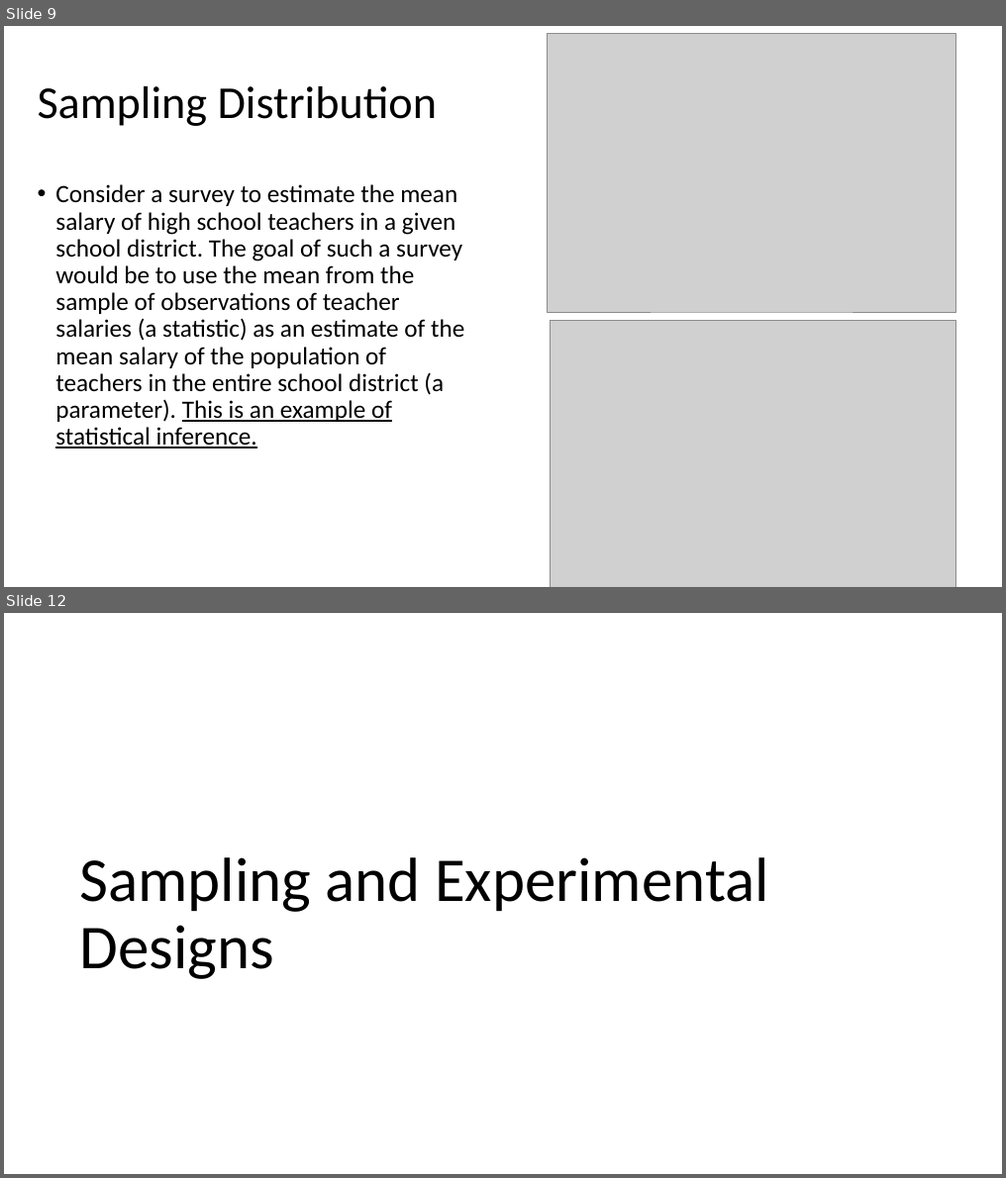
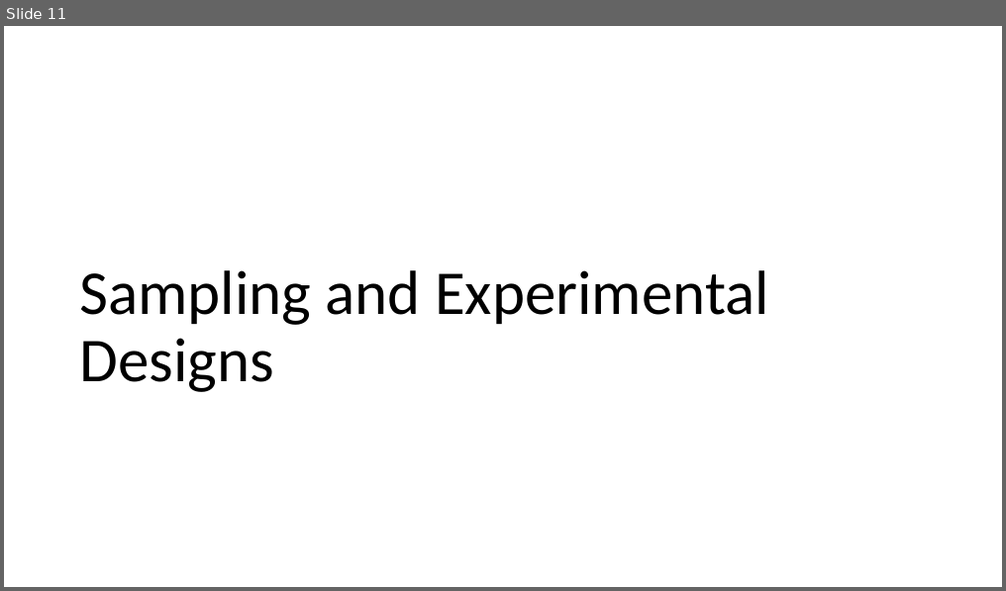
Before and after one commit to Jarred6068/UI_STAT251-03_Spring_2024, a slide deck: docs/lecture_slides/Week 5/Week5_Lecture8_Slides_2_7_2024.pptx. Shown one above the other, each under a label of ours: slides 9 and 12 before the commit, slide 11 after it; the slides between them are not shown. The pictures are 1006x1178 and 1006x591 pixels, drawn with LibreOffice and Linux fonts; fonts in the diff are those of the drawing; grey boxes stand for pictures. Boxes give left, top, right and bottom in pixels: in the first picture for what was removed or moved away, otherwise in the second. Text is boxed around its words. In the diff, an @@ line names an element or a change of style, - is before the commit and + after.

```diff
--- a/docs/lecture_slides/Week 5/Week5_Lecture8_Slides_2_7_2024.pptx
+++ b/docs/lecture_slides/Week 5/Week5_Lecture8_Slides_2_7_2024.pptx
@@ slide 9 removed at (4,26,1002,587), background #FFFFFF @@
@@ picture removed at (548,34,956,313) @@
@@ title removed at (38,86,437,126) @@
-Sampling Distribution
@@ text removed at (55,184,464,449) @@
-• Consider a survey to estimate the mean salary of high school teachers in a given school district. The goal of such a survey would be to use the mean from the sample of observations of teacher salaries (a statistic) as an estimate of the mean salary of the population of teachers in the entire school district (a parameter). This is an example of statistical inference.
@@ picture removed at (549,321,956,587) @@
@@ what was slide 12 is now slide 11 @@
```
Also in this commit, not shown: 4 slides changed, 24 slides added, 7 other slides removed, 18 other files.
